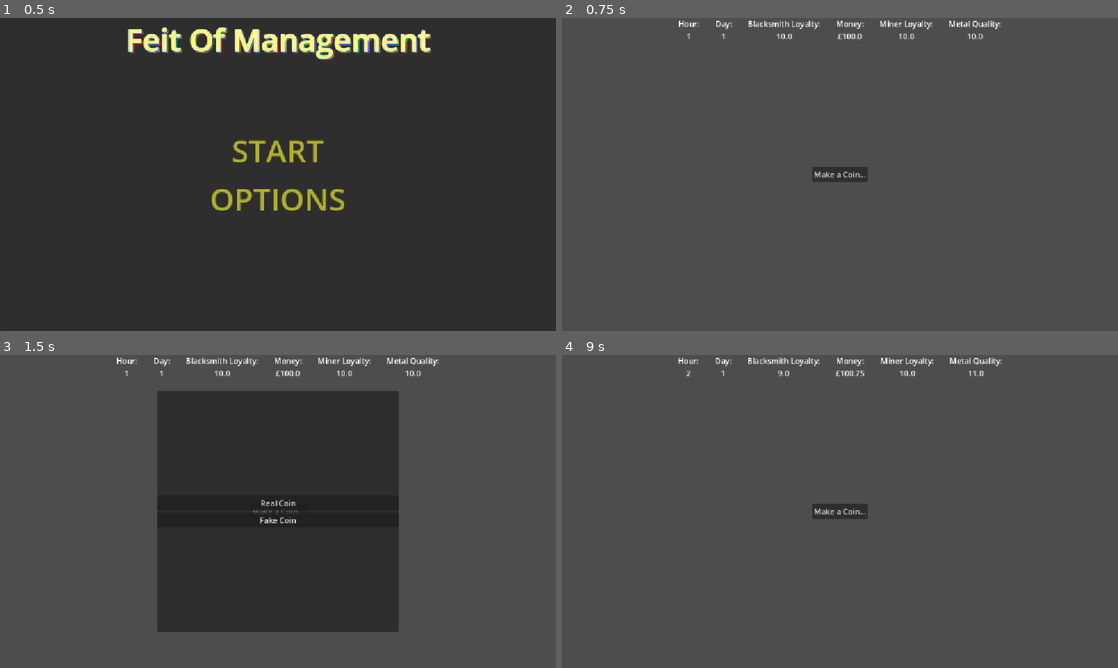
Above: before the commit, frames 1-4 (two rows, left to right).
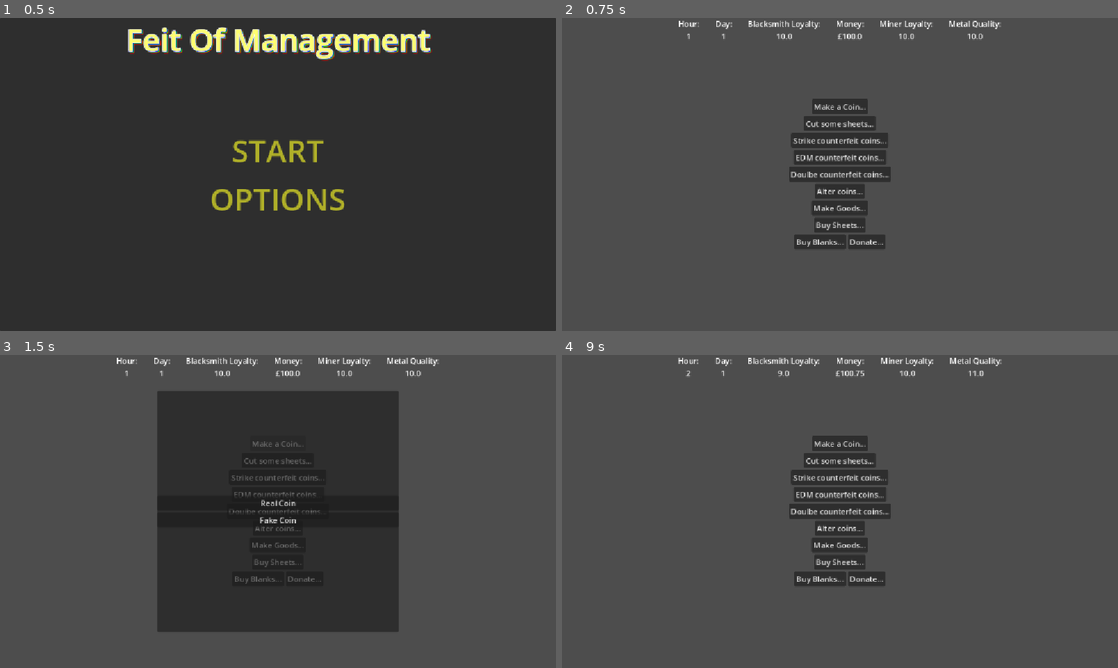
Above: after the commit, the same moments.

Repository: FreeformWave544/FeitOfManagement
Game: Godot game, scene res://UI/MainMenu.tscn
Same seed, same stepped clock (60 frames per second), same inputs: the game is played once before the commit and once after it.
Inputs (mouse positions are in pixels of both pictures, inside the frame that each line leads up to):
- Up to frame 1 (0.5 s): no input
- Up to frame 2 (0.75 s): click "START" at 0.5 s
- Up to frame 3 (1.5 s): click "Make a Coin..." at 1.25 s
- Up to frame 4 (9 s): click (840, 461) at 2 s, where only the run after the commit has a clickable "Cut some sheets..."; click (840, 477) at 2.75 s, where only the run after the commit has a clickable "Strike counterfeit coins..."; click (840, 495) at 3.5 s, where only the run after the commit has a clickable "EDM counterfeit coins..."; click (840, 511) at 4.25 s, where only the run after the commit has a clickable "Doulbe counterfeit coins..."; click (840, 527) at 5 s, where only the run after the commit has a clickable "Alter coins..."; click (840, 545) at 5.75 s, where only the run after the commit has a clickable "Make Goods..."; click (840, 561) at 6.5 s, where only the run after the commit has a clickable "Buy Sheets..."; click (817, 580) at 7.25 s, where only the run after the commit has a clickable "Buy Blanks..."; click (867, 580) at 8 s, where only the run after the commit has a clickable "Donate..."; click "Real Coin" at 8.75 s

Frame 1 is identical in both runs. In frame 2, 4.6% of the frame differs, in the area x 40-60%, y 25-74%; in frame 3, 0.5%; in frame 4, 4.6%.

Commit message:
Fixed bugs/fatal errors and logic problems

Diff:
--- a/Scenes/Main.tscn
+++ b/Scenes/Main.tscn
@@ -35,13 +35,49 @@
 offset_right = 1152.0
 offset_bottom = 648.0
 
-[node name="VBoxContainer" type="VBoxContainer" parent="CenterContainer" unique_id=1769743495]
-layout_mode = 2
-alignment = 1
-
-[node name="Coins" type="Button" parent="CenterContainer/VBoxContainer" unique_id=442264442]
+[node name="Button Container" type="FlowContainer" parent="CenterContainer" unique_id=1676433335]
+layout_mode = 2
+alignment = 1
+
+[node name="Coins" type="Button" parent="CenterContainer/Button Container" unique_id=442264442]
 layout_mode = 2
 text = "Make a Coin..."
+
+[node name="cutSheet" type="Button" parent="CenterContainer/Button Container" unique_id=508225250]
+layout_mode = 2
+text = "Cut some sheets..."
+
+[node name="strikeCF" type="Button" parent="CenterContainer/Button Container" unique_id=829792879]
+layout_mode = 2
+text = "Strike counterfeit coins..."
+
+[node name="EDMCF" type="Button" parent="CenterContainer/Button Container" unique_id=447297005]
+layout_mode = 2
+text = "EDM counterfeit coins..."
+
+[node name="DbleCF" type="Button" parent="CenterContainer/Button Container" unique_id=790943090]
+layout_mode = 2
+text = "Doulbe counterfeit coins..."
+
+[node name="alter" type="Button" parent="CenterContainer/Button Container" unique_id=1952230999]
+layout_mode = 2
+text = "Alter coins..."
+
+[node name="goods" type="Button" parent="CenterContainer/Button Container" unique_id=770822881]
+layout_mode = 2
+text = "Make Goods..."
+
+[node name="buy_sheets" type="Button" parent="CenterContainer/Button Container" unique_id=40691707]
+layout_mode = 2
+text = "Buy Sheets..."
+
+[node name="buy_blanks" type="Button" parent="CenterContainer/Button Container" unique_id=41891874]
+layout_mode = 2
+text = "Buy Blanks..."
+
+[node name="donate" type="Button" parent="CenterContainer/Button Container" unique_id=871090425]
+layout_mode = 2
+text = "Donate..."
 
 [node name="Coins" type="Panel" parent="." unique_id=1970488315]
 visible = false
@@ -231,7 +267,16 @@
 label_settings = SubResource("LabelSettings_r150o")
 horizontal_alignment = 1
 
-[connection signal="pressed" from="CenterContainer/VBoxContainer/Coins" to="." method="_on_coins_pressed"]
+[connection signal="pressed" from="CenterContainer/Button Container/Coins" to="." method="_on_coins_pressed"]
+[connection signal="pressed" from="CenterContainer/Button Container/cutSheet" to="." method="cutting_sheets"]
+[connection signal="pressed" from="CenterContainer/Button Container/strikeCF" to="." method="strike_counterfeit_coins"]
+[connection signal="pressed" from="CenterContainer/Button Container/EDMCF" to="." method="edm_counterfeit_coins"]
+[connection signal="pressed" from="CenterContainer/Button Container/DbleCF" to="." method="double_counterfeit"]
+[connection signal="pressed" from="CenterContainer/Button Container/alter" to="." method="alter_coins"]
+[connection signal="pressed" from="CenterContainer/Button Container/goods" to="." method="make_goods"]
+[connection signal="pressed" from="CenterContainer/Button Container/buy_sheets" to="." method="buy_sheets"]
+[connection signal="pressed" from="CenterContainer/Button Container/buy_blanks" to="." method="buy_blanks"]
+[connection signal="pressed" from="CenterContainer/Button Container/donate" to="." method="donate"]
 [connection signal="pressed" from="Coins/VBoxContainer/Real" to="." method="_on_real_pressed"]
 [connection signal="pressed" from="Coins/VBoxContainer/Fake" to="." method="_on_fake_pressed"]
 [connection signal="pressed" from="User/Confirm" to="." method="_on_confirm_pressed"]
--- a/Scenes/main.gd
+++ b/Scenes/main.gd
@@ -8,8 +8,6 @@
 var day := 1
 var confirmed := false
 var user_input := 0.0
-#coins differ from eachother greatly, as such
-#i gave genuine coins, goods, and each quality of counterfeits it's own var
 var coins := {
 	"genuine": 0,
 	"cQ1": 0,
@@ -64,28 +62,35 @@
 	goods += 1
 
 
+var _usedg := 0
 var usedg:
-	set (new):
-		usedg = clamp(new, 0, coins["genuine"])
+	get: return _usedg
+	set(value): _usedg = clamp(value, 0, coins["genuine"])
+
+var _usedc := 0
 var usedc:
-	set (new):
-		usedc = clamp(new, 0, coins["cQ1"])
+	get: return _usedc
+	set(value): _usedc = clamp(value, 0, coins["genuine"])
+
+var _usedcc := 0
 var usedcc:
-	set (new):
-		usedcc = clamp(new, 0, coins["cQ2"])
+	get: return _usedcc
+	set(value): _usedcc = clamp(value, 0, coins["genuine"])
+
+var _usedccc := 0
 var usedccc:
-	set (new):
-		usedccc = clamp(new, 0, coins["cQ3"])
-
-func trade(price,product,amnt,exp):
-	var usedg:int
-	if price ==  usedg + usedc + usedcc + usedccc:
+	get: return _usedccc
+	set(value): _usedccc = clamp(value, 0, coins["genuine"])
+
+
+func trade(price, product_name:String, amnt, exp):
+	if price == (usedg + usedc + usedcc + usedccc):
 		coins["genuine"] -= usedg
 		coins["cQ1"] -= usedc
 		coins["cQ2"] -= usedcc
 		coins["cQ3"] -= usedccc
 		distributedC += usedc + usedcc + usedccc
-		product += amnt
+		self[product_name] += amnt
 		var risk: int
 		risk = ((usedc * 1.5 + usedcc * 1 + usedccc * 0.5) * exp + usedg * -1) / price
 		var danger =randi() % price * 2 + 1
@@ -97,13 +102,13 @@
 
 
 func buy_sheets():
-	trade(5,sheets,10,1)
+	trade(5, "sheets", 10, 1)
 
 func buy_blanks():
-	trade(7,blanks,10,1)
+	trade(7,"blanks", 10, 1)
 
 func donate():
-	trade(50,sus,-1,1)
+	trade(50, "sus", -1, 1)
 
 func sell_goods():
 	goods -= 3
